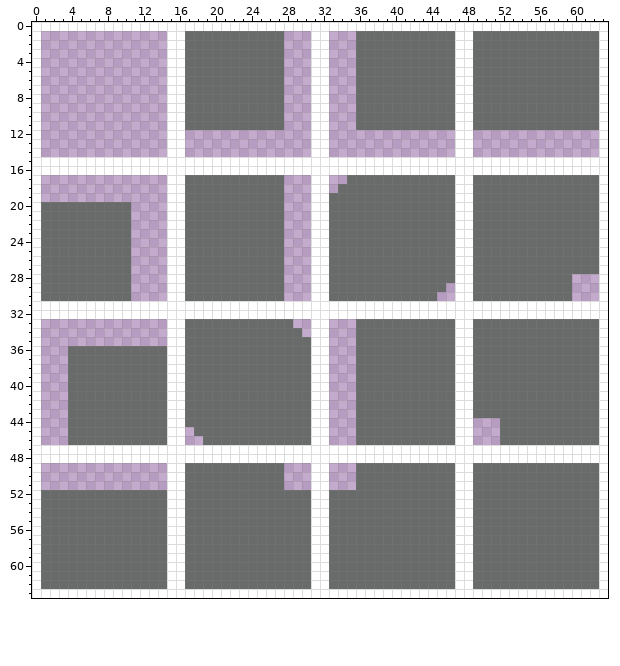
Edited in one commit: pixel-art file (assets/images/tiles.aseprite). That is the earlier state.
64x64 pixels, 1 frame.
New version:
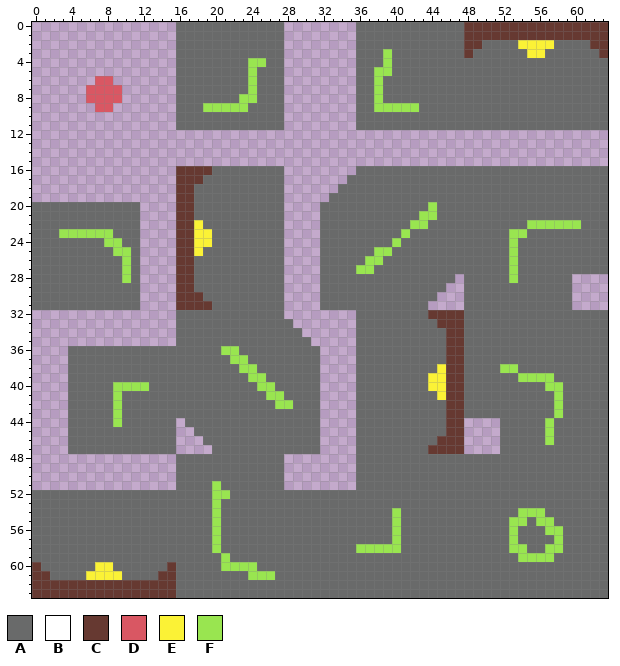
Palette (. is transparent): A #696a6a  B #ffffff  C #663931  D #d95763  E #fbf236  F #99e550
Change:
layer "door" added
layer "lines" now hidden
y 0: x 0..63 BBBBBBBBBBBBBBBBBBBBBBBBBBBBBBBBBBBBBBBBBBBBBBBBBBBBBBBBBBBBBBBB -> ................AAAAAAAAAAAA........AAAAAAAAAAAACCCCCCCCCCCCCCCC
y 1: x 0 B -> .; x 15..16 BB -> .A; x 31..32 BB -> ..; x 47..63 BBAAAAAAAAAAAAAAB -> ACCCCCCCCCCCCCCCC
y 2: x 0 B -> .; x 15..16 BB -> .A; x 31..32 BB -> ..; x 47..49 BBA -> ACC; x 54..57 AAAA -> EEEE; x 62..63 AB -> CC
y 3: x 0 B -> .; x 15..16 BB -> .A; x 31..32 BB -> ..; x 39 A -> F; x 47..48 BB -> AC; x 55..56 AA -> EE; x 63 B -> C
y 4: x 0 B -> .; x 15..16 BB -> .A; x 24..25 AA -> FF; x 31..32 BB -> ..; x 39 A -> F; x 47..48 BB -> AA; x 63 B -> A
y 5: x 0 B -> .; x 15..16 BB -> .A; x 24 A -> F; x 31..32 BB -> ..; x 38..39 AA -> FF; x 47..48 BB -> AA; x 63 B -> A
y 6: x 0 B -> .; x 7..8 .. -> DD; x 15..16 BB -> .A; x 24 A -> F; x 31..32 BB -> ..; x 38 A -> F; x 47..48 BB -> AA; x 63 B -> A
y 7: x 0 B -> .; x 6..9 .... -> DDDD; x 15..16 BB -> .A; x 24 A -> F; x 31..32 BB -> ..; x 38 A -> F; x 47..48 BB -> AA; x 63 B -> A
y 8: x 0 B -> .; x 6..9 .... -> DDDD; x 15..16 BB -> .A; x 23..24 AA -> FF; x 31..32 BB -> ..; x 38 A -> F; x 47..48 BB -> AA; x 63 B -> A
y 9: x 0 B -> .; x 7..8 .. -> DD; x 15..16 BB -> .A; x 19..23 AAAAA -> FFFFF; x 31..32 BB -> ..; x 38..42 AAAAA -> FFFFF; x 47..48 BB -> AA; x 63 B -> A
y 10..11: x 0 B -> .; x 15..16 BB -> .A; x 31..32 BB -> ..; x 47..48 BB -> AA; x 63 B -> A
y 12..14: x 0 B -> .; x 15..16 BB -> ..; x 31..32 BB -> ..; x 47..48 BB -> ..; x 63 B -> .
y 15: x 0..63 BBBBBBBBBBBBBBBBBBBBBBBBBBBBBBBBBBBBBBBBBBBBBBBBBBBBBBBBBBBBBBBB -> ................................................................
y 16: x 0..63 BBBBBBBBBBBBBBBBBBBBBBBBBBBBBBBBBBBBBBBBBBBBBBBBBBBBBBBBBBBBBBBB -> ................CCCCAAAAAAAA........AAAAAAAAAAAAAAAAAAAAAAAAAAAA
y 17: x 0 B -> .; x 15..18 BBAA -> .CCC; x 31..32 BB -> ..; x 47..48 BB -> AA; x 63 B -> A
y 18..19: x 0 B -> .; x 15..17 BBA -> .CC; x 31..32 BB -> ..; x 47..48 BB -> AA; x 63 B -> A
y 20: x 0 B -> A; x 11 . -> A; x 15..17 BBA -> .CC; x 31..32 BB -> .A; x 44 A -> F; x 47..48 BB -> AA; x 63 B -> A
y 21: x 0 B -> A; x 11 . -> A; x 15..17 BBA -> .CC; x 31..32 BB -> .A; x 43..44 AA -> FF; x 47..48 BB -> AA; x 63 B -> A
y 22: x 0 B -> A; x 11 . -> A; x 15..18 BBAA -> .CCE; x 31..32 BB -> .A; x 42..43 AA -> FF; x 47..48 BB -> AA; x 55..60 AAAAAA -> FFFFFF; x 63 B -> A
y 23: x 0 B -> A; x 3..8 AAAAAA -> FFFFFF; x 11 . -> A; x 15..19 BBAAA -> .CCEE; x 31..32 BB -> .A; x 41 A -> F; x 47..48 BB -> AA; x 53..54 AA -> FF; x 63 B -> A
y 24: x 0 B -> A; x 8..9 AA -> FF; x 11 . -> A; x 15..19 BBAAA -> .CCEE; x 31..32 BB -> .A; x 40 A -> F; x 47..48 BB -> AA; x 53 A -> F; x 63 B -> A
y 25: x 0 B -> A; x 9..11 AA. -> FFA; x 15..18 BBAA -> .CCE; x 31..32 BB -> .A; x 38..39 AA -> FF; x 47..48 BB -> AA; x 53 A -> F; x 63 B -> A
y 26: x 0 B -> A; x 10..11 A. -> FA; x 15..17 BBA -> .CC; x 31..32 BB -> .A; x 37..38 AA -> FF; x 47..48 BB -> AA; x 53 A -> F; x 63 B -> A
y 27: x 0 B -> A; x 10..11 A. -> FA; x 15..17 BBA -> .CC; x 31..32 BB -> .A; x 36..37 AA -> FF; x 47..48 BB -> AA; x 53 A -> F; x 63 B -> A
y 28: x 0 B -> A; x 10..11 A. -> FA; x 15..17 BBA -> .CC; x 31..32 BB -> .A; x 47..48 BB -> .A; x 53 A -> F; x 63 B -> .
y 29: x 0 B -> A; x 11 . -> A; x 15..17 BBA -> .CC; x 31..32 BB -> .A; x 47..48 BB -> .A; x 63 B -> .
y 30: x 0 B -> A; x 11 . -> A; x 15..18 BBAA -> .CCC; x 31..32 BB -> .A; x 47..48 BB -> .A; x 63 B -> .
y 31: x 0..63 BBBBBBBBBBBBBBBBBBBBBBBBBBBBBBBBBBBBBBBBBBBBBBBBBBBBBBBBBBBBBBBB -> AAAAAAAAAAAA....CCCCAAAAAAAA....AAAAAAAAAAAA....AAAAAAAAAAAA....
y 32: x 0..63 BBBBBBBBBBBBBBBBBBBBBBBBBBBBBBBBBBBBBBBBBBBBBBBBBBBBBBBBBBBBBBBB -> ................AAAAAAAAAAAA........AAAAAAAACCCCAAAAAAAAAAAAAAAA
y 33: x 0 B -> .; x 15..16 BB -> .A; x 31..32 BB -> ..; x 45..48 AABB -> CCCA; x 63 B -> A
y 34..35: x 0 B -> .; x 15..16 BB -> .A; x 31..32 BB -> ..; x 46..48 ABB -> CCA; x 63 B -> A
y 36: x 0 B -> .; x 15..16 BB -> AA; x 21..22 AA -> FF; x 31..32 BB -> A.; x 46..48 ABB -> CCA; x 63 B -> A
y 37: x 0 B -> .; x 15..16 BB -> AA; x 22..23 AA -> FF; x 31..32 BB -> A.; x 46..48 ABB -> CCA; x 63 B -> A
y 38: x 0 B -> .; x 15..16 BB -> AA; x 23..24 AA -> FF; x 31..32 BB -> A.; x 45..48 AABB -> ECCA; x 52..53 AA -> FF; x 63 B -> A
y 39: x 0 B -> .; x 15..16 BB -> AA; x 24..25 AA -> FF; x 31..32 BB -> A.; x 44..48 AAABB -> EECCA; x 54..57 AAAA -> FFFF; x 63 B -> A
y 40: x 0 B -> .; x 9..12 AAAA -> FFFF; x 15..16 BB -> AA; x 25..26 AA -> FF; x 31..32 BB -> A.; x 44..48 AAABB -> EECCA; x 57..58 AA -> FF; x 63 B -> A
y 41: x 0 B -> .; x 9 A -> F; x 15..16 BB -> AA; x 26..27 AA -> FF; x 31..32 BB -> A.; x 45..48 AABB -> ECCA; x 58 A -> F; x 63 B -> A
y 42: x 0 B -> .; x 9 A -> F; x 15..16 BB -> AA; x 27..28 AA -> FF; x 31..32 BB -> A.; x 46..48 ABB -> CCA; x 58 A -> F; x 63 B -> A
y 43: x 0 B -> .; x 9 A -> F; x 15..16 BB -> AA; x 31..32 BB -> A.; x 46..48 ABB -> CCA; x 58 A -> F; x 63 B -> A
y 44: x 0 B -> .; x 9 A -> F; x 15..16 BB -> A.; x 31..32 BB -> A.; x 46..48 ABB -> CC.; x 57 A -> F; x 63 B -> A
y 45: x 0 B -> .; x 15..16 BB -> A.; x 31..32 BB -> A.; x 46..48 ABB -> CC.; x 57 A -> F; x 63 B -> A
y 46: x 0 B -> .; x 15..16 BB -> A.; x 31..32 BB -> A.; x 45..48 AABB -> CCC.; x 57 A -> F; x 63 B -> A
y 47: x 0..63 BBBBBBBBBBBBBBBBBBBBBBBBBBBBBBBBBBBBBBBBBBBBBBBBBBBBBBBBBBBBBBBB -> ....AAAAAAAAAAAA....AAAAAAAAAAAA....AAAAAAAACCCC....AAAAAAAAAAAA
y 48: x 0..63 BBBBBBBBBBBBBBBBBBBBBBBBBBBBBBBBBBBBBBBBBBBBBBBBBBBBBBBBBBBBBBBB -> ................AAAAAAAAAAAA........AAAAAAAAAAAAAAAAAAAAAAAAAAAA
y 49..50: x 0 B -> .; x 15..16 BB -> .A; x 31..32 BB -> ..; x 47..48 BB -> AA; x 63 B -> A
y 51: x 0 B -> .; x 15..16 BB -> .A; x 20 A -> F; x 31..32 BB -> ..; x 47..48 BB -> AA; x 63 B -> A
y 52: x 0 B -> A; x 15..16 BB -> AA; x 20..21 AA -> FF; x 31..32 BB -> AA; x 47..48 BB -> AA; x 63 B -> A
y 53: x 0 B -> A; x 15..16 BB -> AA; x 20 A -> F; x 31..32 BB -> AA; x 47..48 BB -> AA; x 63 B -> A
y 54: x 0 B -> A; x 15..16 BB -> AA; x 20 A -> F; x 31..32 BB -> AA; x 40 A -> F; x 47..48 BB -> AA; x 54..56 AAA -> FFF; x 63 B -> A
y 55: x 0 B -> A; x 15..16 BB -> AA; x 20 A -> F; x 31..32 BB -> AA; x 40 A -> F; x 47..48 BB -> AA; x 53..54 AA -> FF; x 56..57 AA -> FF; x 63 B -> A
y 56: x 0 B -> A; x 15..16 BB -> AA; x 20 A -> F; x 31..32 BB -> AA; x 40 A -> F; x 47..48 BB -> AA; x 53 A -> F; x 57..58 AA -> FF; x 63 B -> A
y 57: x 0 B -> A; x 15..16 BB -> AA; x 20 A -> F; x 31..32 BB -> AA; x 40 A -> F; x 47..48 BB -> AA; x 53 A -> F; x 58 A -> F; x 63 B -> A
y 58: x 0 B -> A; x 15..16 BB -> AA; x 20 A -> F; x 31..32 BB -> AA; x 36..40 AAAAA -> FFFFF; x 47..48 BB -> AA; x 53..54 AA -> FF; x 57..58 AA -> FF; x 63 B -> A
y 59: x 0 B -> A; x 15..16 BB -> AA; x 21 A -> F; x 31..32 BB -> AA; x 47..48 BB -> AA; x 54..57 AAAA -> FFFF; x 63 B -> A
y 60: x 0 B -> C; x 7..8 AA -> EE; x 15..16 BB -> CA; x 21..24 AAAA -> FFFF; x 31..32 BB -> AA; x 47..48 BB -> AA; x 63 B -> A
y 61: x 0..1 BA -> CC; x 6..9 AAAA -> EEEE; x 14..16 ABB -> CCA; x 24..26 AAA -> FFF; x 31..32 BB -> AA; x 47..48 BB -> AA; x 63 B -> A
y 62: x 0..16 BAAAAAAAAAAAAAABB -> CCCCCCCCCCCCCCCCA; x 31..32 BB -> AA; x 47..48 BB -> AA; x 63 B -> A
y 63: x 0..63 BBBBBBBBBBBBBBBBBBBBBBBBBBBBBBBBBBBBBBBBBBBBBBBBBBBBBBBBBBBBBBBB -> CCCCCCCCCCCCCCCCAAAAAAAAAAAAAAAAAAAAAAAAAAAAAAAAAAAAAAAAAAAAAAAA
Pixel boxes of the changes (left, top, right, bottom) in both pictures:
changed: (32, 22, 608, 598)
